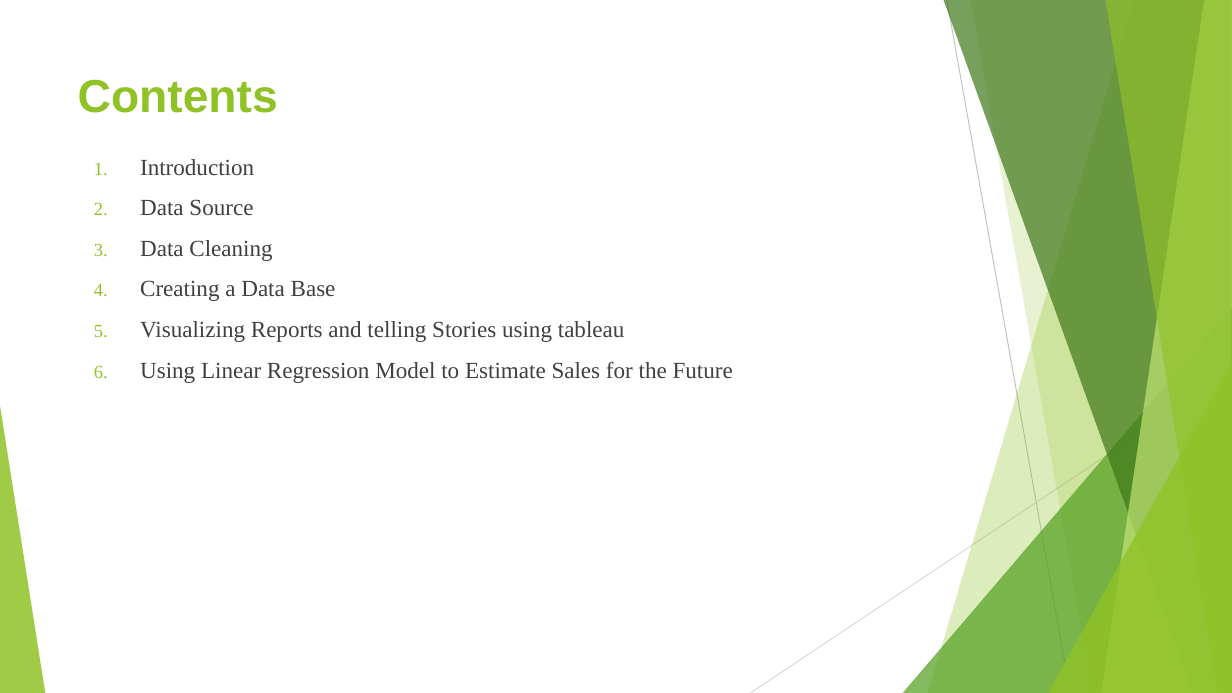
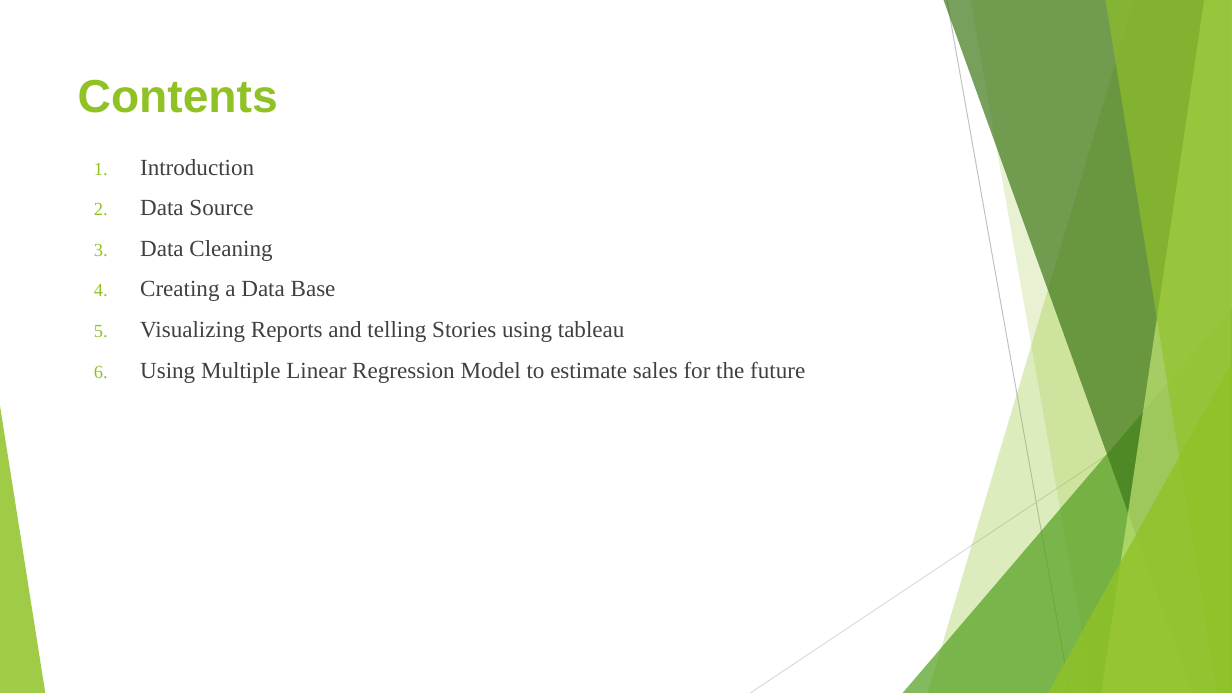
Before and after one commit to rubadhanaraj/Final_project, a slide deck: slide 2 of Project details.pptx. Drawn at 1232x693 pixels with LibreOffice and Linux fonts; fonts in the diff are those of the drawing. Boxes give left, top, right and bottom in pixels: in the first picture for what was removed or moved away, otherwise in the second. Text is boxed around its words. In the diff, an @@ line names an element or a change of style, - is before the commit and + after.

```diff
--- a/Project details.pptx
+++ b/Project details.pptx
@@ text at box(140, 361, 805, 383): text changed @@
-6. Using Linear Regression Model to Estimate Sales for the Future
+6. Using Multiple Linear Regression Model to estimate sales for the future
```
Also in this commit, not shown: 15 other slides changed, 2 slides added.
